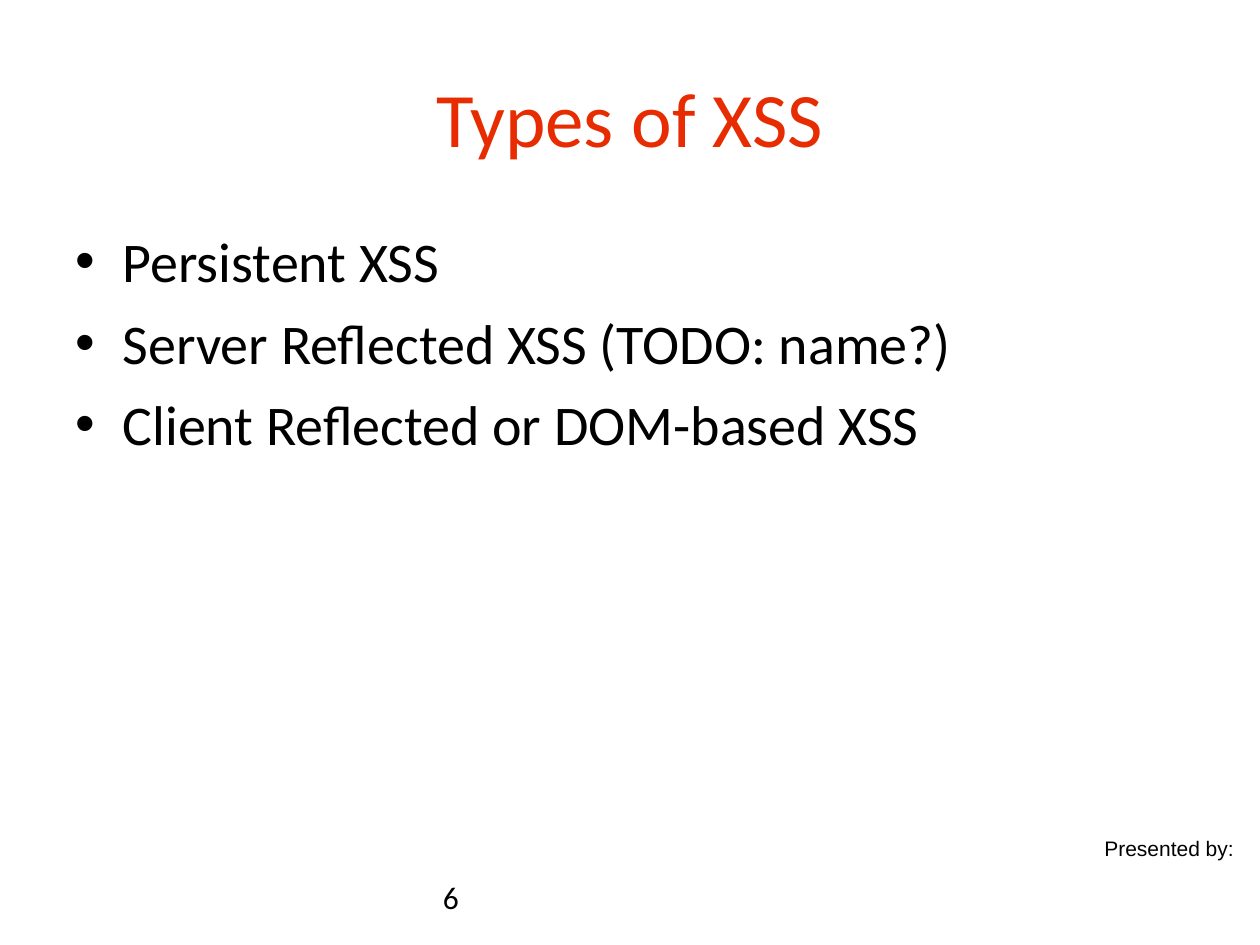
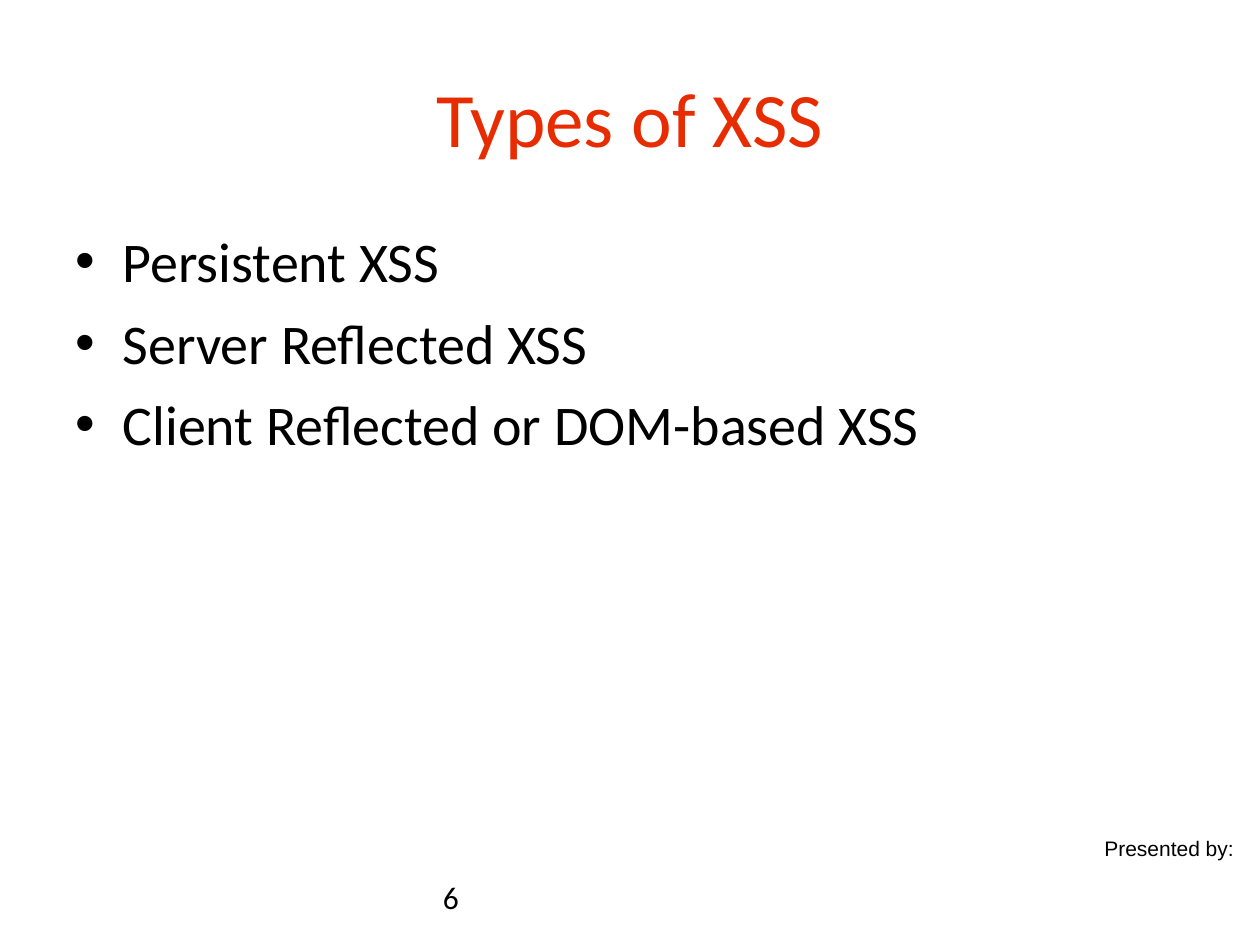
Before and after one commit to danielsomerfield/app-sec-presentation, a slide deck: slide 6 of AppSec Presentation Deck Day 4.ppt. Drawn at 1260x945 pixels with LibreOffice and Linux fonts; fonts in the diff are those of the drawing; background and template pictures are left out. Boxes give left, top, right and bottom in pixels: in the first picture for what was removed or moved away, otherwise in the second. Text is boxed around its words. In the diff, an @@ line names an element or a change of style, - is before the commit and + after.

```diff
--- a/AppSec Presentation Deck Day 4.ppt
+++ b/AppSec Presentation Deck Day 4.ppt
@@ text at (123, 325, 587, 365): text changed @@
-• Server Reflected XSS (TODO: name?)
+• Server Reflected XSS
```
Also in this commit, not shown: 4 other slides changed, 4 slides added, 1 slide removed, 1 other file.
